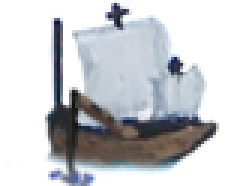
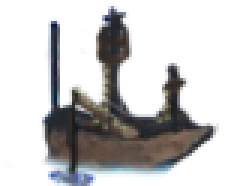
Revision of a layered w=225, h=186 image; what changed, layer by layer:
showed "Layer 0", moved it above "Layer 1", painted on it over [39, 0, 219, 186]
painted on "Layer 1" over [39, 0, 219, 186]
